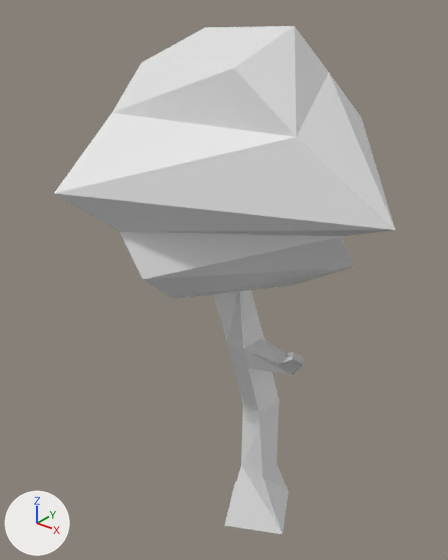
The Blender file Assets/ash jewell prefabs/treeModel2.blend, before and after one commit.
Both versions are drawn from a 50 mm lens placed at (9.27, -13.49, 15.87), pointed at (-1.36, -0.2, 7.63). The axes (+X, +Y, +Z) are drawn at lower left. The lights are the same throughout.

Script lines for the objects in view, before the commit:
```python
mat_material = principled_material('Material')
mat_material.base_color = (0.8, 0.8, 0.8)  # white #e7e7e7
me_cube = bpy.data.meshes.new('Cube')
me_cube.from_pydata(...)  # 64 vertices, 62 faces; spans x -7.0..4.8, y -4.9..4.0, z -1.0..14.8
me_cube.materials.append(mat_material)  # white #e7e7e7
ob_cube = bpy.data.objects.new('Cube', me_cube)
ob_cube.location = (0.0, 0.0, 0.0)
```
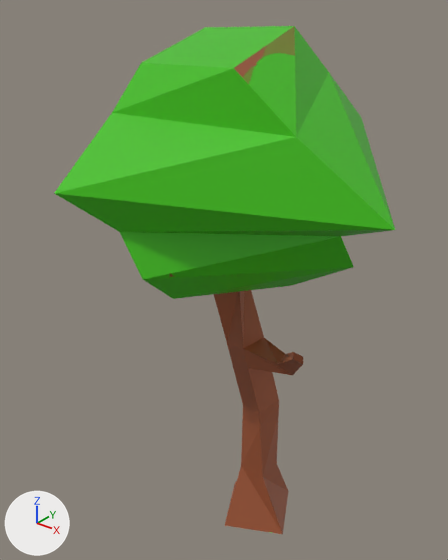
Changed parts and their boxes [x1, y1, x2, y2] in the pictures (448 x 560 px):
'Cube', surface changed (grey to green): [54, 26, 395, 534] in both

Edits to the bpy script that builds the scene:
```text
Add img_material_base_color:
    img_material_base_color = load_image('Material Base Color', 'treeTexture2.png', 1024, 1024, 'sRGB')
Change mat_material:
    remove mat_material.base_color = (0.8, 0.8, 0.8)  # white #e7e7e7
    add mat_material.texture = img_material_base_color
Change me_cube:
    where me_cube.from_pydata(...)  # 64 vertices, 62 faces; spans x -7.0..4.8, y -4.9..4.0, z -1.0..14.8
    used by ob_cube; location = (0.0, 0.0, 0.0)
    me_cube part 1: texture (UV) coordinates of 62 of 62 faces, centred in x -4.4..2.7, y -3.3..2.3, z -1.0..14.4, changed; they spanned u 0.12..0.88, v 0.0..1.0 and now span u 0.0..0.96, v 0.0..1.0
```
